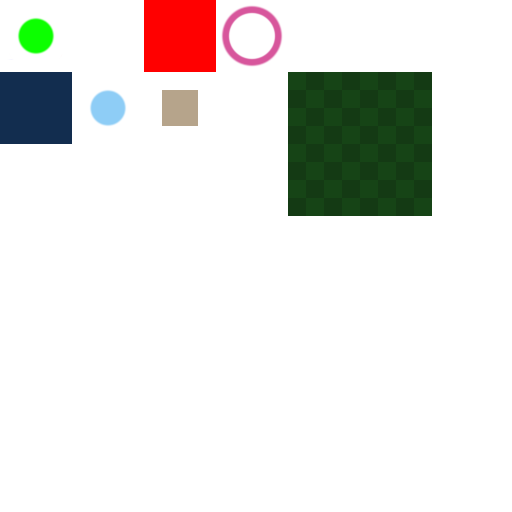
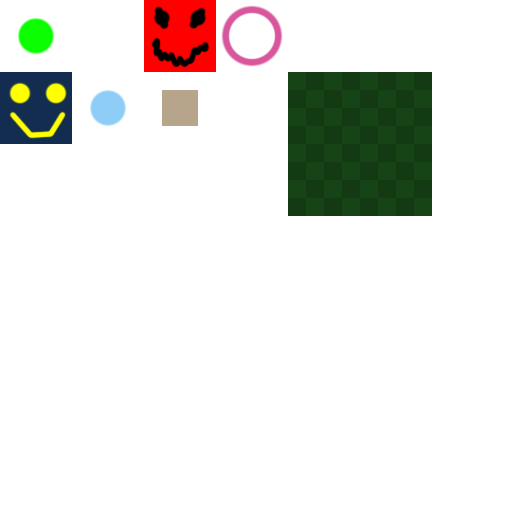
Layers edited between the first and the second (512, 512) image:
painted on "RedQuad" over [9, 6, 210, 68]
painted on "BlueQuad" over [9, 82, 67, 139]
